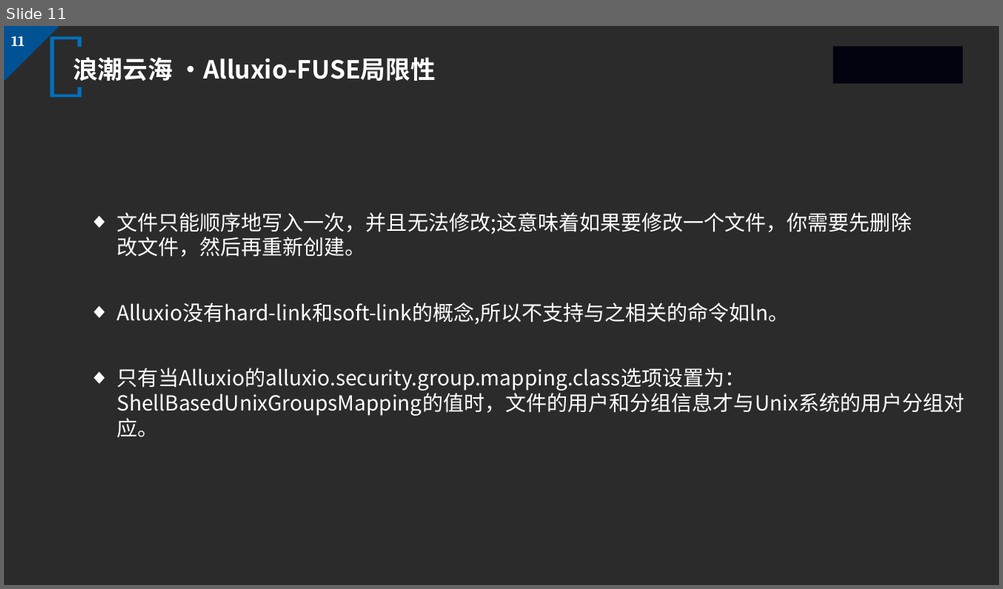
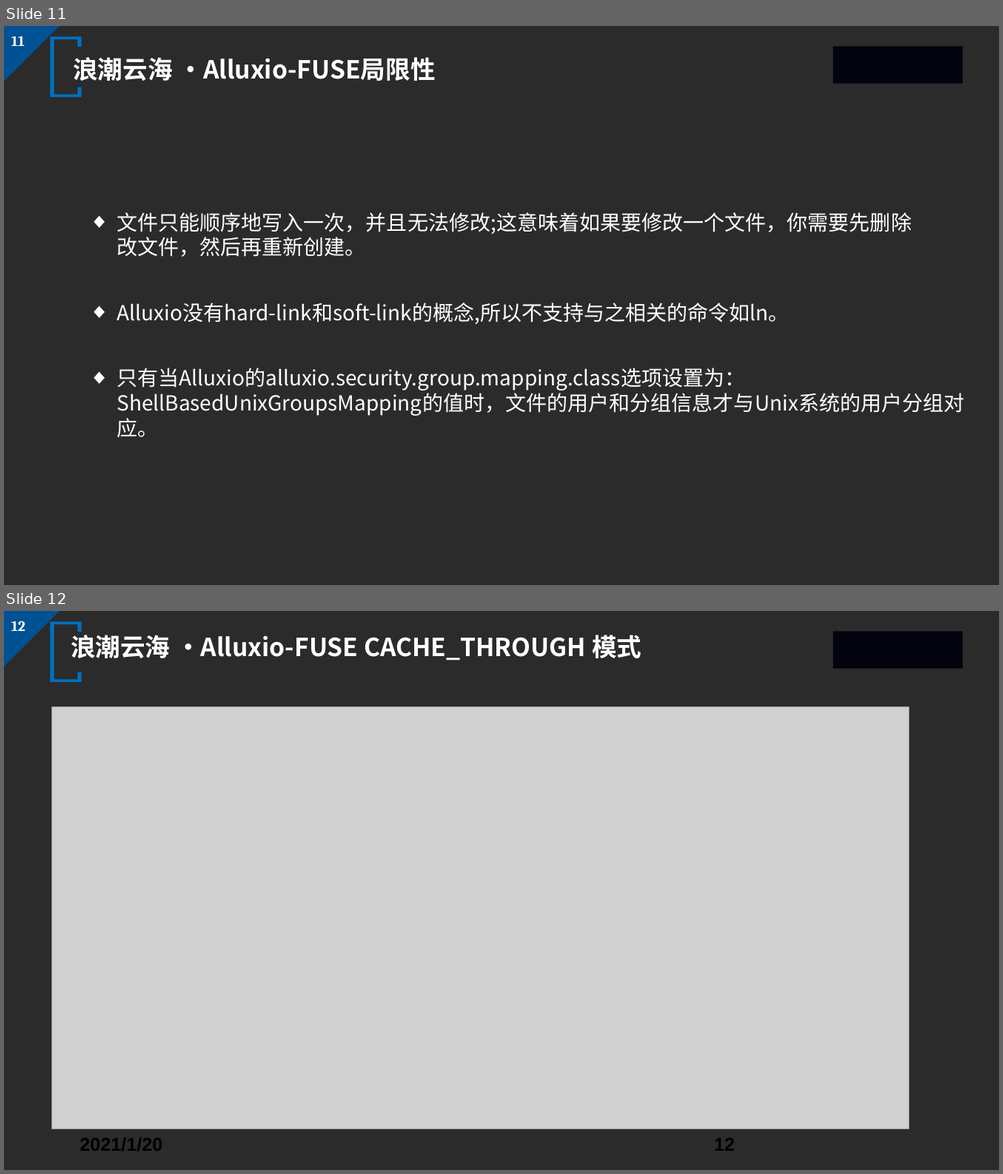
Before and after one commit to ml-jin/alluxio-fuse, a slide deck: Alluxio.pptx. Shown one above the other, each under a label of ours: slide 11 before the commit, slides 11 and 12 after it. The pictures are 1003x589 and 1003x1174 pixels, drawn with LibreOffice and Linux fonts; fonts in the diff are those of the drawing; grey boxes stand for pictures; background and template pictures are left out; a plain dark background stands for a picture behind light text. Boxes give left, top, right and bottom in pixels: in the first picture for what was removed or moved away, otherwise in the second. Text is boxed around its words. In the diff, an @@ line names an element or a change of style, - is before the commit and + after.

```diff
--- a/Alluxio.pptx
+++ b/Alluxio.pptx
@@ slide 12 added at [4,611,999,1170], background picture (left out); not listed: 3 template elements that a slide beside it also shows @@
@@ freeform shape added at [51,621,82,682], fill #0070C0 @@
@@ text added at [71,630,641,661], 24 pt, text #FFFFFF, bold @@
+浪潮云海 ·Alluxio-FUSE CACHE_THROUGH 模式
@@ picture added at [52,706,908,1130] @@
@@ text added at [79,1138,162,1151], 18 pt, text #000000 @@
+2021/1/20
@@ page number added at [714,1139,734,1151], 18 pt, text #000000 @@
+12
```
Also in this commit, not shown: 11 other slides added.
